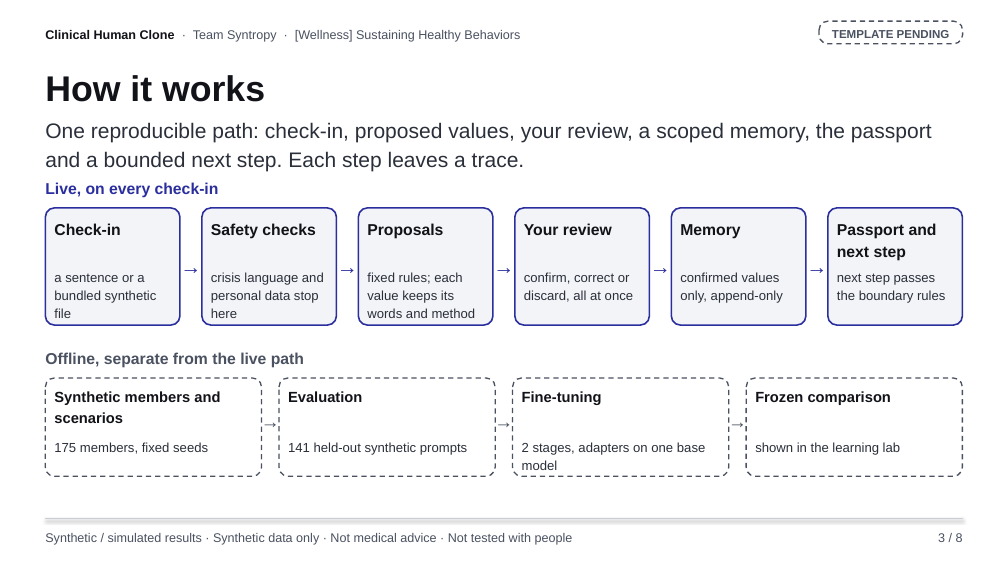
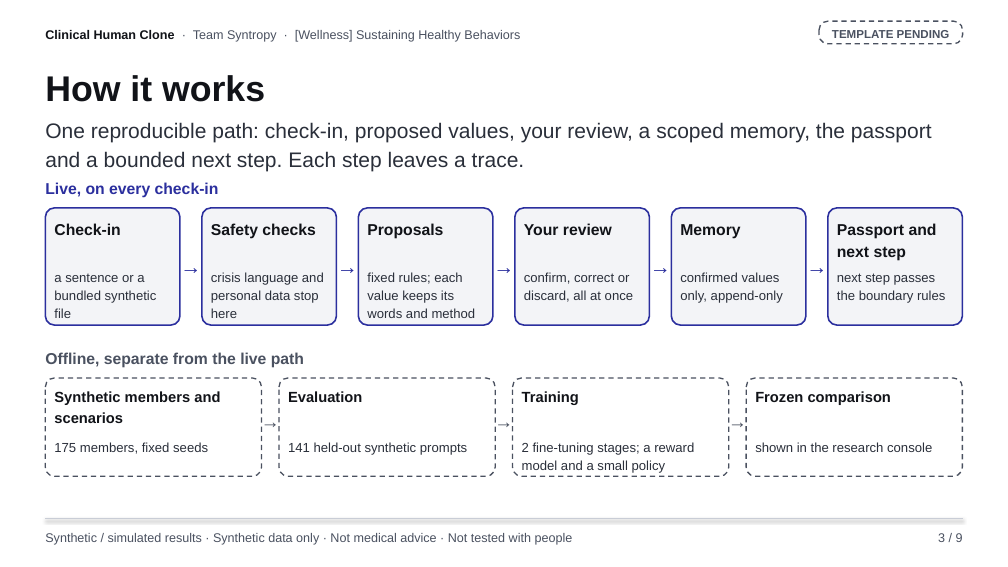
Before and after one commit to Syntropy-Health/longevity-memory-sdk, a slide deck: slide 3 of docs/daypart/submission/deck/clinical-human-clone-deck.pptx. Drawn at 1008x567 pixels with LibreOffice and Linux fonts; fonts in the diff are those of the drawing. Boxes give left, top, right and bottom in pixels: in the first picture for what was removed or moved away, otherwise in the second. Text is boxed around its words. In the diff, an @@ line names an element or a change of style, - is before the commit and + after.

```diff
--- a/docs/daypart/submission/deck/clinical-human-clone-deck.pptx
+++ b/docs/daypart/submission/deck/clinical-human-clone-deck.pptx
@@ text at box(522, 391, 579, 405): text changed @@
-Fine-tuning
+Training
@@ text at box(522, 442, 694, 473): text changed @@
-2 stages, adapters on one base model
+2 fine-tuning stages; a reward model and a small policy
@@ text at box(755, 442, 932, 452): text changed @@
-shown in the learning lab
+shown in the research console
@@ text at box(938, 533, 963, 542): text changed @@
-3 / 8
+3 / 9
```
Also in this commit, not shown: 7 other slides changed, 1 slide added, 21 other files.
